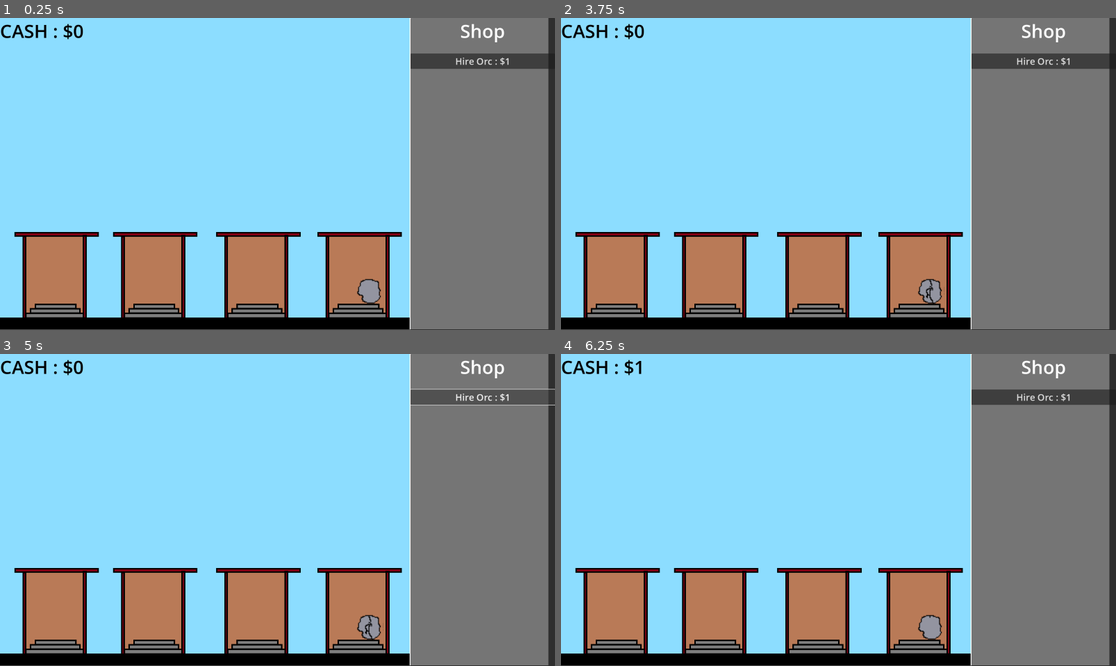
Above: before the commit, frames 1-4 (two rows, left to right).
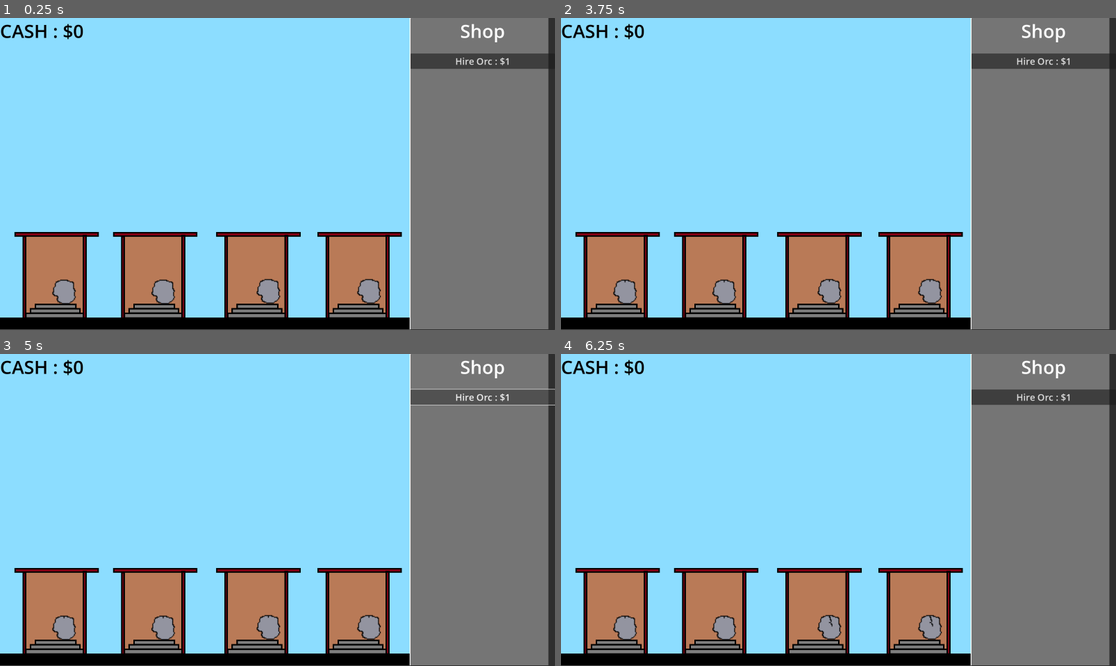
Above: after the commit, the same moments.

Repository: alstonStone/BoulderBreakerz
Game: Godot game, scene res://Scenes/game.tscn
Two runs of this game, one before a commit and one after it. Both use one fixed random seed, a clock stepped at 60 frames per second and the inputs below.
Inputs (mouse positions are in pixels of both pictures, inside the frame that each line leads up to; where the layout moved, square brackets give the same spot in the first picture):
- Up to frame 1 (0.25 s): no input
- Up to frame 2 (3.75 s): click (827, 289) [932, 292] at 0.5 s; click (727, 292) [932, 292] at 1.25 s; click (627, 292) [932, 292] at 2 s; click "Hire Orc : $1" at 2.75 s; click (932, 292) at 3.5 s
- Up to frame 3 (5 s): click "Hire Orc : $1" at 4.25 s
- Up to frame 4 (6.25 s): click (932, 628) at 5 s; click (827, 625) [932, 628] at 5.75 s

The runs differ from the first frame. In frame 1, 0.8% of the frame differs, in the area x 9-51%, y 83-92%; in frame 2, 0.9%; in frame 3, 0.9%; in frame 4, 0.9%, in the area x 9-68%, y 2-92%.

Commit message:
Added 3 more boulders

Diff:
--- a/Scenes/game.tscn
+++ b/Scenes/game.tscn
@@ -99,6 +99,93 @@
 hframes = 2
 vframes = 3
 
+[node name="Boulder2" type="Button" parent="."]
+anchors_preset = -1
+anchor_left = 0.676
+anchor_top = 0.879
+anchor_right = 0.676
+anchor_bottom = 0.879
+offset_left = -420.92
+offset_top = -59.32
+offset_right = -319.92
+offset_bottom = 47.68
+grow_horizontal = 2
+grow_vertical = 2
+theme_override_styles/normal = SubResource("StyleBoxEmpty_ddg63")
+theme_override_styles/hover = SubResource("StyleBoxEmpty_n8fvr")
+theme_override_styles/pressed = SubResource("StyleBoxEmpty_qsk2l")
+theme_override_styles/focus = SubResource("StyleBoxEmpty_etsg6")
+action_mode = 0
+flat = true
+icon_alignment = 1
+script = ExtResource("3_c4ujr")
+
+[node name="BoulderImage" type="Sprite2D" parent="Boulder2"]
+position = Vector2(53, 56)
+scale = Vector2(3, 3)
+texture = ExtResource("4_ycgrg")
+hframes = 2
+vframes = 3
+
+[node name="Boulder3" type="Button" parent="."]
+anchors_preset = -1
+anchor_left = 0.676
+anchor_top = 0.879
+anchor_right = 0.676
+anchor_bottom = 0.879
+offset_left = -778.92
+offset_top = -54.32
+offset_right = -677.92
+offset_bottom = 52.68
+grow_horizontal = 2
+grow_vertical = 2
+theme_override_styles/normal = SubResource("StyleBoxEmpty_ddg63")
+theme_override_styles/hover = SubResource("StyleBoxEmpty_n8fvr")
+theme_override_styles/pressed = SubResource("StyleBoxEmpty_qsk2l")
+theme_override_styles/focus = SubResource("StyleBoxEmpty_etsg6")
+action_mode = 0
+flat = true
+icon_alignment = 1
+script = ExtResource("3_c4ujr")
+
+[node name="BoulderImage" type="Sprite2D" parent="Boulder3"]
+position = Vector2(47, 53)
+scale = Vector2(3, 3)
+texture = ExtResource("4_ycgrg")
+hframes = 2
+vframes = 3
+
+[node name="Boulder4" type="Button" parent="."]
+anchors_preset = -1
+anchor_left = 0.676
+anchor_top = 0.879
+anchor_right = 0.676
+anchor_bottom = 0.879
+offset_left = -1121.92
+offset_top = -54.32
+offset_right = -1020.92
+offset_bottom = 52.68
+grow_horizontal = 2
+grow_vertical = 2
+theme_override_styles/normal = SubResource("StyleBoxEmpty_ddg63")
+theme_override_styles/hover = SubResource("StyleBoxEmpty_n8fvr")
+theme_override_styles/pressed = SubResource("StyleBoxEmpty_qsk2l")
+theme_override_styles/focus = SubResource("StyleBoxEmpty_etsg6")
+action_mode = 0
+flat = true
+icon_alignment = 1
+script = ExtResource("3_c4ujr")
+
+[node name="BoulderImage" type="Sprite2D" parent="Boulder4"]
+position = Vector2(47, 53)
+scale = Vector2(3, 3)
+texture = ExtResource("4_ycgrg")
+hframes = 2
+vframes = 3
+
 [connection signal="pressed" from="Background/ShopTab/ShopLabel/BuyOrcButton" to="." method="_on_buy_orc_button_pressed"]
 [connection signal="visibility_changed" from="Background/ShopTab/ShopLabel/BuyOrcButton" to="Boulder" method="_on_buy_orc_button_visibility_changed"]
 [connection signal="pressed" from="Boulder" to="Boulder" method="_on_pressed"]
+[connection signal="pressed" from="Boulder2" to="Boulder2" method="_on_pressed"]
+[connection signal="pressed" from="Boulder3" to="Boulder3" method="_on_pressed"]
+[connection signal="pressed" from="Boulder4" to="Boulder4" method="_on_pressed"]
Not shown: 1 places in Scenes/orc.tscn that only renumber resources
